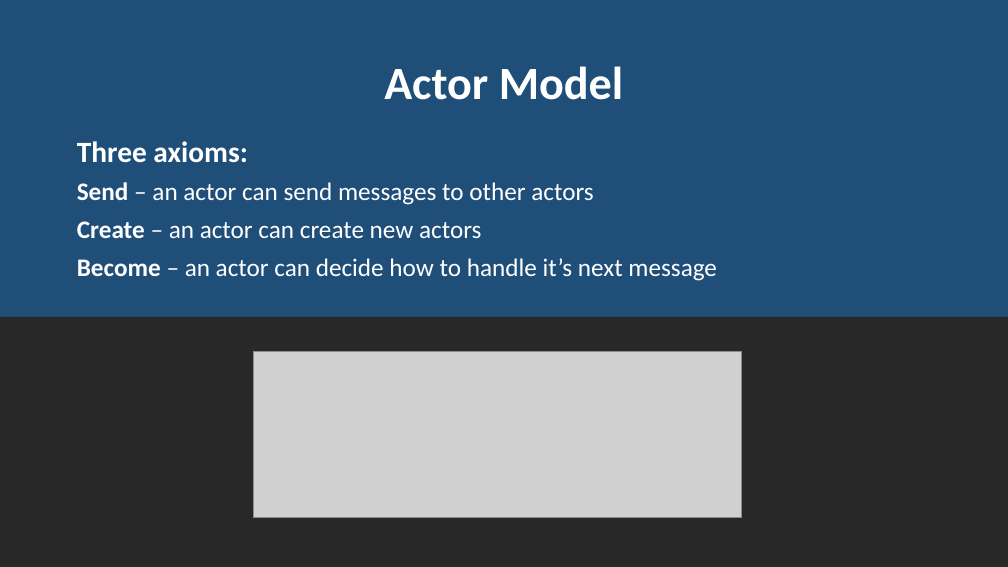
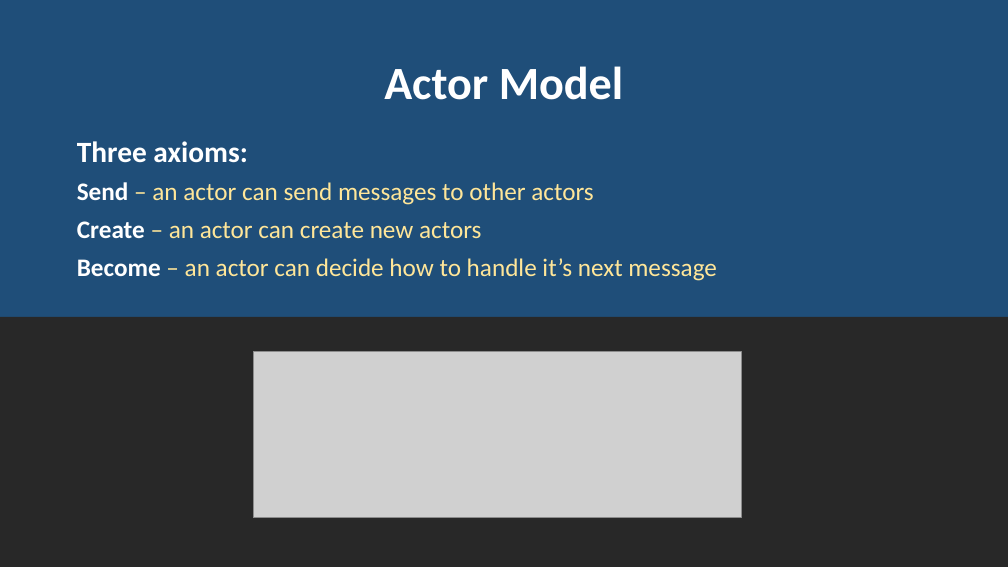
Before and after one commit to rogeralsing/Presentations, a slide deck: slide 6 of ProtoActor/QConSP/protoactor.pptx (slide 5 before the commit). Drawn at 1008x567 pixels with LibreOffice and Linux fonts; fonts in the diff are those of the drawing; grey boxes stand for pictures. Boxes give left, top, right and bottom in pixels: in the first picture for what was removed or moved away, otherwise in the second. Text is boxed around its words. In the diff, an @@ line names an element or a change of style, - is before the commit and + after.

```diff
--- a/ProtoActor/QConSP/protoactor.pptx
+++ b/ProtoActor/QConSP/protoactor.pptx
@@ text at (77,182,717,281): text colour #FFFFFF to #FFE699 in "– an actor can send messages to ...", "– an actor can create new actors", "– an actor can decide how to ..." @@
```
Also in this commit, not shown: 1 other slide changed, 1 slide added, 10 slides removed, 2 other files.
